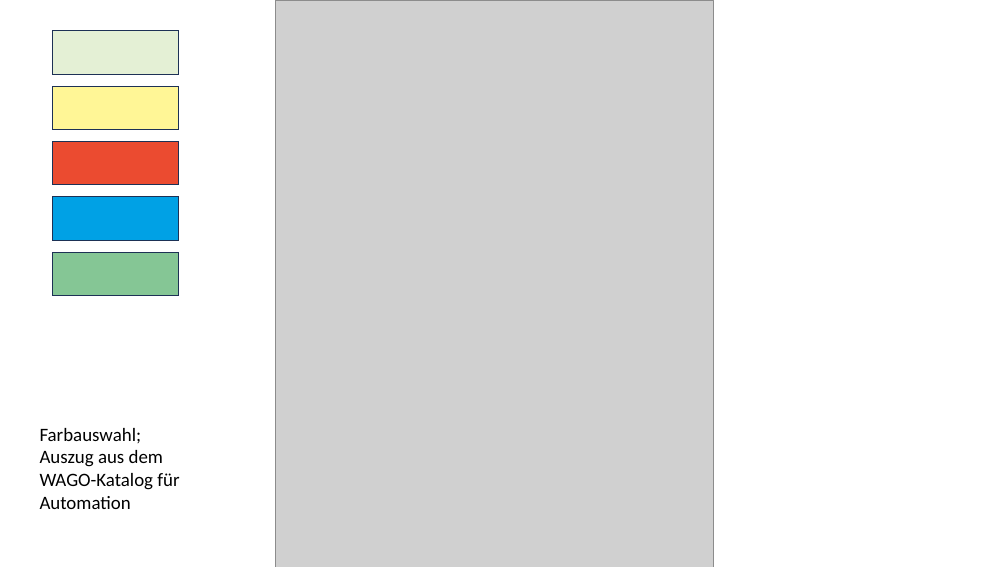
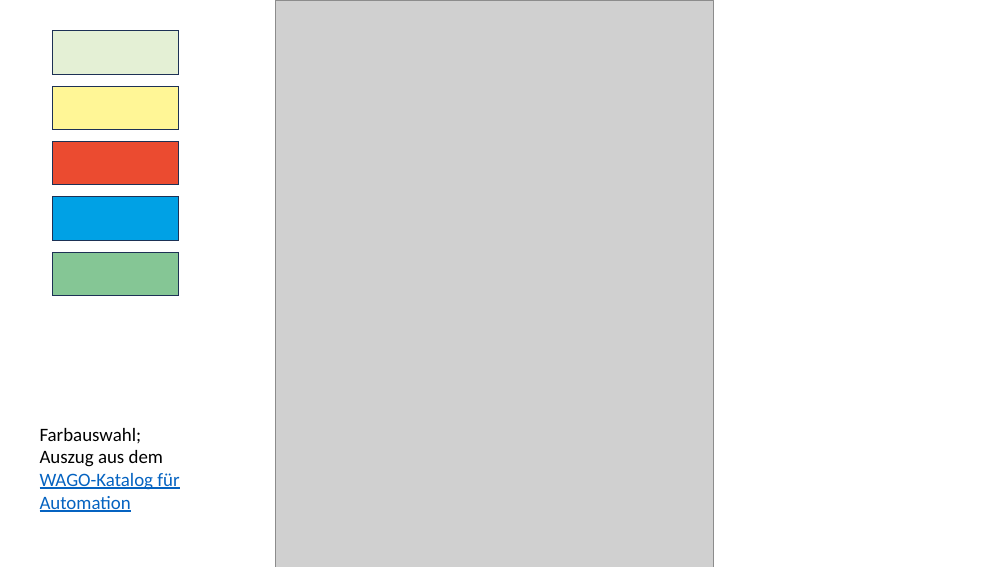
Before and after one commit to wago-enterprise-education/ausbildungszentrum, a slide deck: slide 8 of Website_TdA_2024.pptx. Drawn at 1008x567 pixels with LibreOffice and Linux fonts; fonts in the diff are those of the drawing; grey boxes stand for pictures. Boxes give left, top, right and bottom in pixels: in the first picture for what was removed or moved away, otherwise in the second. Text is boxed around its words. In the diff, an @@ line names an element or a change of style, - is before the commit and + after.

```diff
--- a/Website_TdA_2024.pptx
+++ b/Website_TdA_2024.pptx
@@ text "Farbauswahl; Auszug aus dem WAGO-Katalog ..." at (40, 428, 179, 512): text colour #000000 to #0563C1, underline on in "WAGO-Katalog für Automation" @@
```
Also in this commit, not shown: 3 other slides changed, 1 slide added, 1 slide removed, 2 other files.
